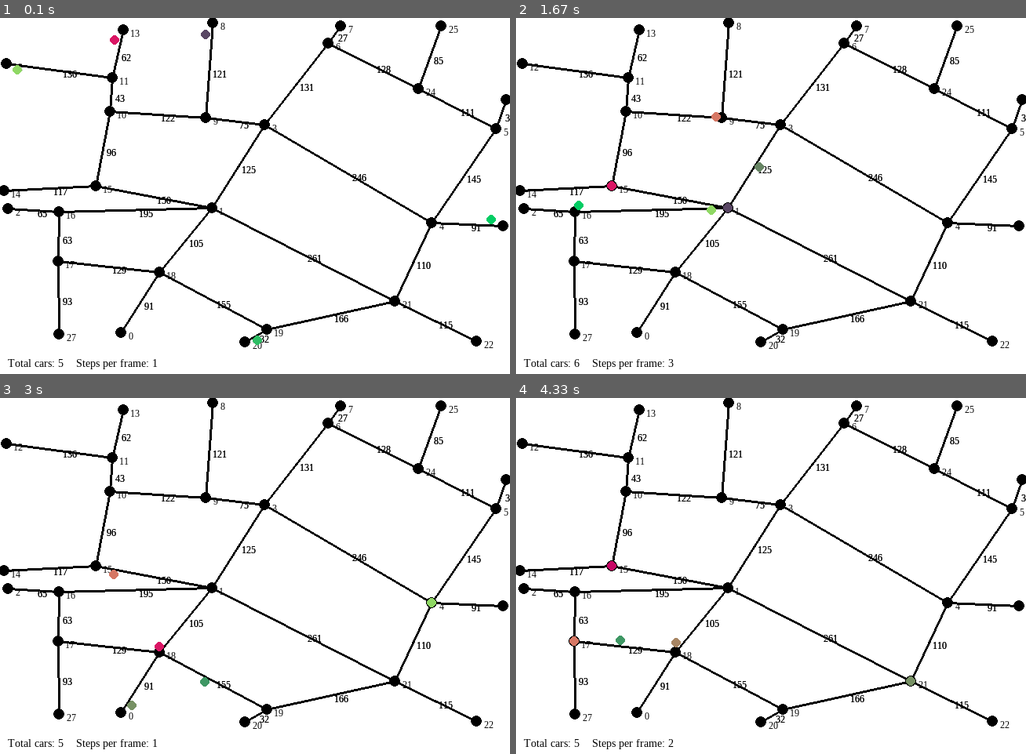
Above: before the commit, frames 1-4 (two rows, left to right).
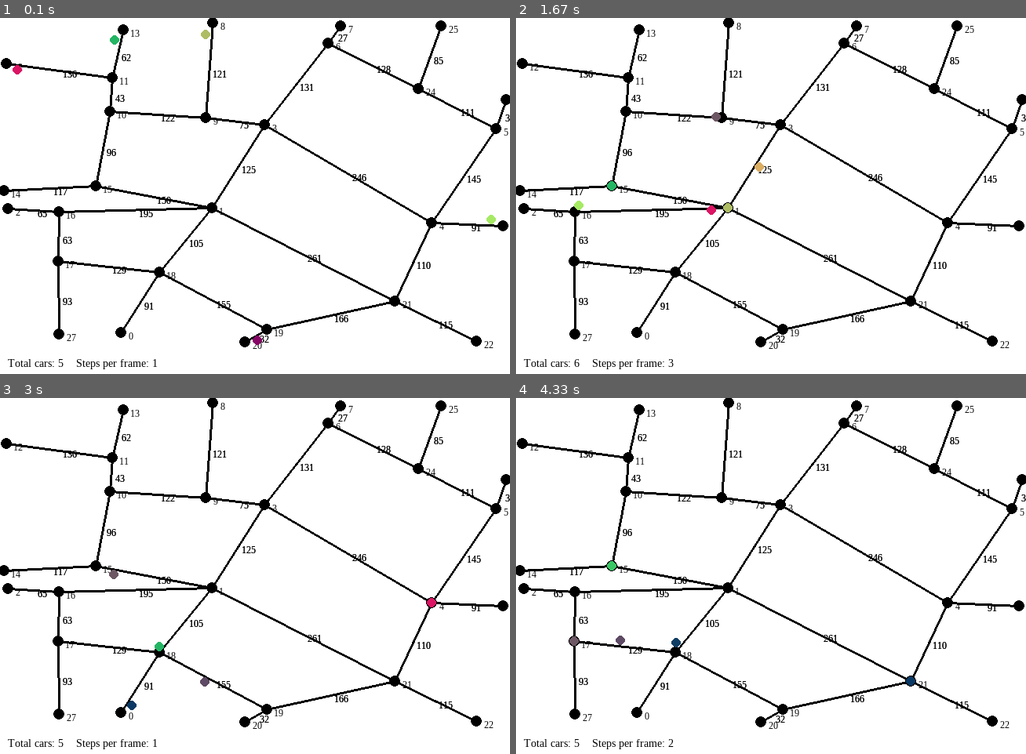
Above: after the commit, the same moments.

Repository: Ickaser/car-graph-viz
Game: pygame game, started from main_pygame.py
Same seed, same stepped clock (60 frames per second), same inputs: the game is played once before the commit and once after it.
Inputs:
- Up to frame 1 (0.1 s): no input
- Up to frame 2 (1.67 s): hold Right 0.33-0.8 s; hold Up 0.83-1.13 s; hold Right 1.17-1.63 s
- Up to frame 3 (3 s): hold Left 1.67-2.2 s; hold Down 2.23-2.53 s; hold Left 2.57-2.97 s
- Up to frame 4 (4.33 s): hold Up 3-3.37 s; hold Right 3.4-4.03 s; hold Down from 4.07 s (still down)

The runs differ from the first frame. In frame 1, 0.2% of the frame differs, in the area x 2-98%, y 3-92%; in frame 2, 0.2%, in the area x 11-49%, y 26-56%; in frame 3, 0.2%; in frame 4, 0.2%.

Commit message:
Ensured program runs with no lanes and with weights

Diff:
--- a/simulator/cars.py
+++ b/simulator/cars.py
@@ -470,8 +470,8 @@
             self.plan.pop(0)
 
         # add self to new population list, if using weights or lanes
-        if self.weighted or self.lanes:
-            self.graph.edges[(self.pos.nodeFrom, self.pos.nodeTo)]["population"][self.pos.direction].append(self)
+        # if self.weighted or self.lanes:
+        self.graph.edges[(self.pos.nodeFrom, self.pos.nodeTo)]["population"][self.pos.direction].append(self)
 
         self.currentWait = 0
         self.speedLimit = self.graph.edges[(self.pos.nodeFrom, self.pos.nodeTo)]["speed"]
--- a/simulator/graphGen.py
+++ b/simulator/graphGen.py
@@ -129,14 +129,22 @@
             self.edges[nodeKey]["speed"] = edge.speed_limit
             self.edges[nodeKey]["length"] = int(edge.node_distance)
 
-            # TODO for now, all nodes have capacity of 1
+            # TUNING
+            if self.weighted:
+                self.edges[nodeKey]["weighted speed"] = [self.edges[nodeKey]["speed"], self.edges[nodeKey]["speed"] ]
+
+                # Set capacity of each street to 5 cars--this should be adjusted to fit real data
+                # Acts as a minimum threshold: below this value, no slowdown of cars on edge
+                self.edges[nodeKey]["capacity"] = 5
+            # /TUNING
+
+            # TUNING
         for i in range(len(self.nodes)):
+            # Set capacity to 1 for all nodes
             if self.lanes:
                 self.nodes[i]["capacity"] = 1
-
-        #     if self.weighted:
-        #         self.edges[i]["weighted speed"] = [self.edges[i]["speed"], self.edges[i]["speed"] ]
-        #         self.edges[i]["capacity"] = np.random.randint(1, 5) * 3
+            # /TUNING
+
 
 
 
Not shown, changed: README.md
Not shown, changed: .gitignore
